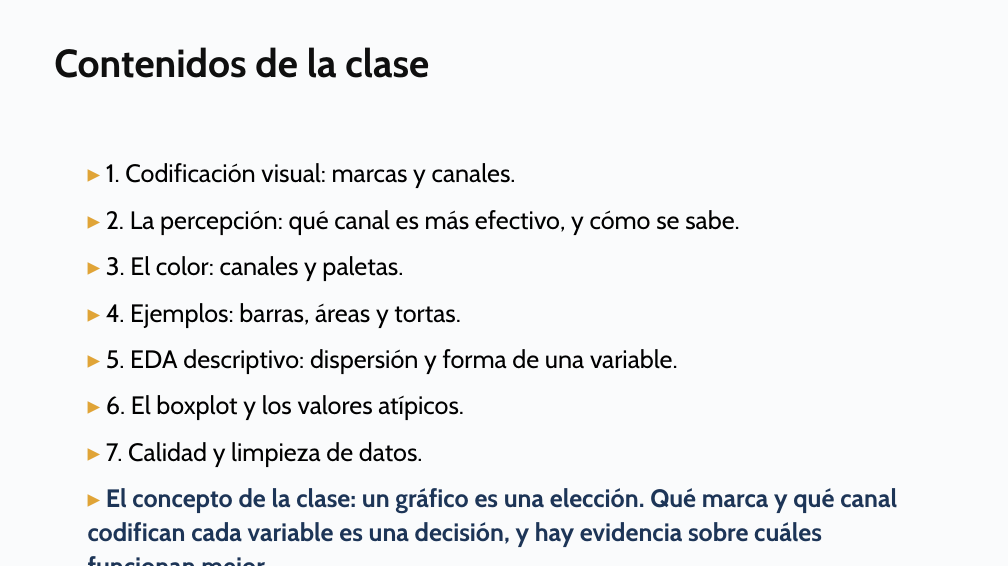
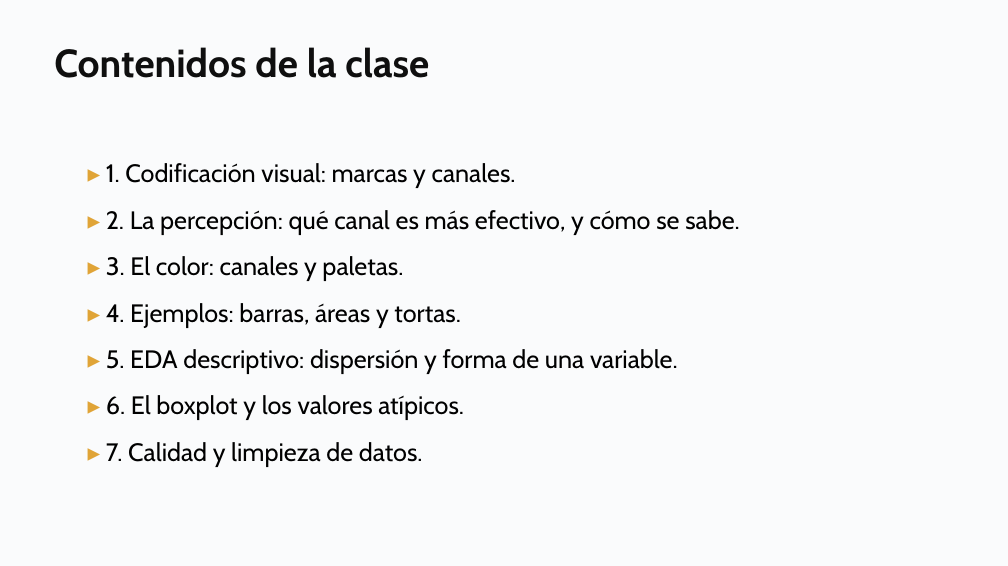
Before and after one commit to daniopitz/cienciadatos, a slide deck: slide 2 of presentaciones/clase03_visualizacion_eda.pptx. Drawn at 1008x566 pixels with LibreOffice and Linux fonts; fonts in the diff are those of the drawing. Boxes give left, top, right and bottom in pixels: in the first picture for what was removed or moved away, otherwise in the second. Text is boxed around its words. In the diff, an @@ line names an element or a change of style, - is before the commit and + after.

```diff
--- a/presentaciones/clase03_visualizacion_eda.pptx
+++ b/presentaciones/clase03_visualizacion_eda.pptx
@@ text at (x1=88, y1=488, x2=897, y2=547): paragraph removed @@
-▸ El concepto de la clase: un gráfico es una elección. Qué marca y qué canal codifican cada variable es una decisión, y hay evidencia sobre cuáles funcionan mejor.
```
Also in this commit, not shown: 1 other file.
